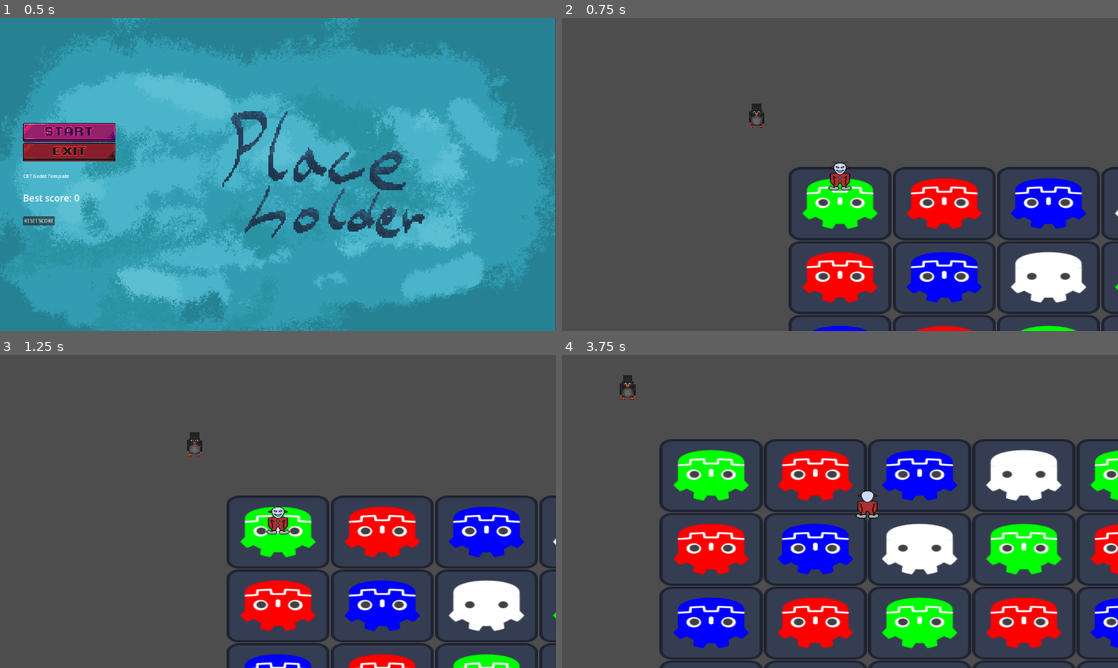
Above: before the commit, frames 1-4 (two rows, left to right).
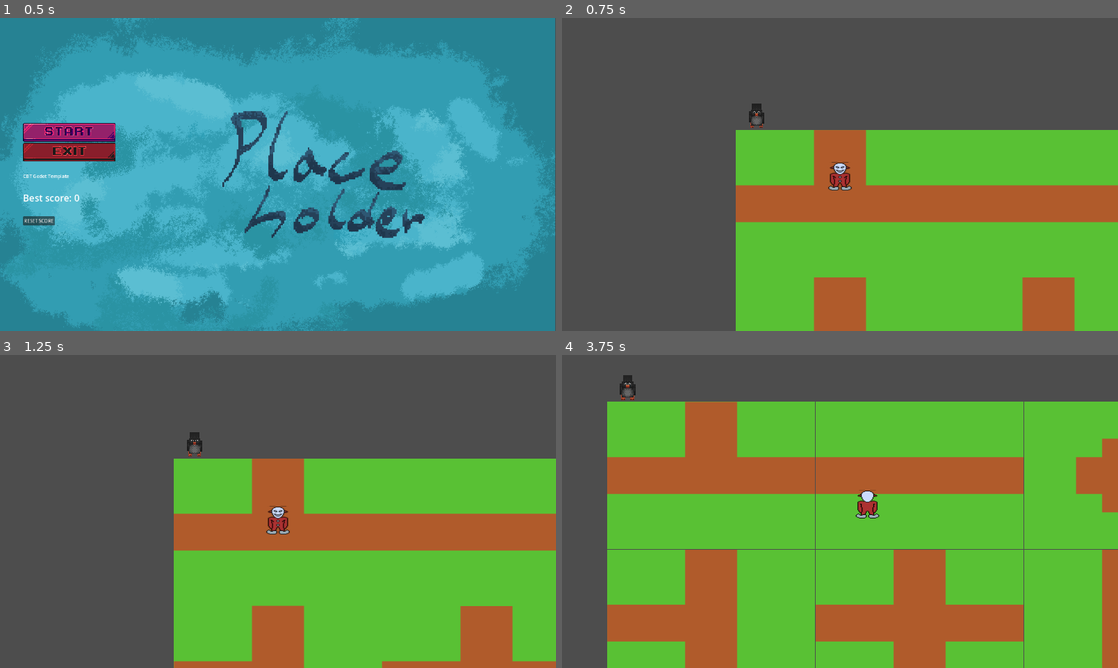
Above: after the commit, the same moments.

Repository: CodingBigTime/GGJ-2024
Game: Godot game, scene res://scenes/ui/main_menu.tscn
Same seed, same stepped clock (60 frames per second), same inputs: the game is played once before the commit and once after it.
Inputs (mouse positions are in pixels of both pictures, inside the frame that each line leads up to):
- Up to frame 1 (0.5 s): no input
- Up to frame 2 (0.75 s): click (628, 133) at 0.5 s
- Up to frame 3 (1.25 s): no input
- Up to frame 4 (3.75 s): hold D (move_right) 1.28-2.03 s; tap Space (jump) at 1.52, 2.27 s; hold S (move_down) 2.03-2.78 s; hold D (move_right) 2.78-3.53 s; hold W (move_up) from 3.53 s (still down)

Frame 1 is identical in both runs. In frame 2, 44% of the frame differs, in the area x 31-100%, y 35-100%; in frame 3, 46%; in frame 4, 78%, in the area x 8-100%, y 14-100%.

Commit message:
Added temporary tiles 0-15

Diff:
--- /dev/null
+++ b/scenes/world/tile.tscn
@@ -0,0 +1,16 @@
+[gd_scene load_steps=2 format=3 uid="uid://t0unmlco8lw0"]
+
+[sub_resource type="BoxShape3D" id="BoxShape3D_f1rt7"]
+margin = 0.0
+size = Vector3(5, 0.1, 5)
+
+[node name="Tile" type="Node3D"]
+
+[node name="Sprite3D" type="Sprite3D" parent="."]
+transform = Transform3D(3.87, 0, 0, 0, -1.69163e-07, -3.87, 0, 3.87, -1.69163e-07, 0, 0, 0)
+render_priority = -1
+
+[node name="StaticBody3D" type="StaticBody3D" parent="."]
+
+[node name="CollisionShape3D" type="CollisionShape3D" parent="StaticBody3D"]
+shape = SubResource("BoxShape3D_f1rt7")
--- /dev/null
+++ b/scenes/world/tiles/tile_0000.tscn
@@ -0,0 +1,19 @@
+[gd_scene load_steps=3 format=3 uid="uid://byb2ak7j2weph"]
+
+[ext_resource type="Texture2D" uid="uid://cuvl8u8aft0nq" path="res://assets/sprites/tiles/0000.png" id="1_1itgy"]
+
+[sub_resource type="BoxShape3D" id="BoxShape3D_bxgu1"]
+margin = 0.0
+size = Vector3(10, 0.1, 10)
+
+[node name="Tile1" type="Node3D"]
+
+[node name="Sprite3D" type="Sprite3D" parent="."]
+transform = Transform3D(3.9, 0, 0, 0, -1.70474e-07, -3.9, 0, 3.9, -1.70474e-07, 0, 0, 0)
+render_priority = -1
+texture = ExtResource("1_1itgy")
+
+[node name="StaticBody3D" type="StaticBody3D" parent="."]
+
+[node name="CollisionShape3D" type="CollisionShape3D" parent="StaticBody3D"]
+shape = SubResource("BoxShape3D_bxgu1")
--- /dev/null
+++ b/scenes/world/tiles/tile_0001.tscn
@@ -0,0 +1,19 @@
+[gd_scene load_steps=3 format=3 uid="uid://wac844lpogl"]
+
+[ext_resource type="Texture2D" uid="uid://d1jcrowlvpbdh" path="res://assets/sprites/tiles/0001.png" id="1_h1myc"]
+
+[sub_resource type="BoxShape3D" id="BoxShape3D_8ope6"]
+margin = 0.0
+size = Vector3(10, 0.1, 10)
+
+[node name="Tile2" type="Node3D"]
+
+[node name="Sprite3D" type="Sprite3D" parent="."]
+transform = Transform3D(3.9, 0, 0, 0, -1.70474e-07, -3.9, 0, 3.9, -1.70474e-07, 0, 0, 0)
+render_priority = -1
+texture = ExtResource("1_h1myc")
+
+[node name="StaticBody3D" type="StaticBody3D" parent="."]
+
+[node name="CollisionShape3D" type="CollisionShape3D" parent="StaticBody3D"]
+shape = SubResource("BoxShape3D_8ope6")
--- a/scenes/world/tiles/tile2.tscn
+++ b/scenes/world/tiles/tile_0010.tscn
@@ -1,19 +1,20 @@
-[gd_scene load_steps=3 format=3 uid="uid://wac844lpogl"]
+[gd_scene load_steps=3 format=3 uid="uid://0tgc8uj3pkqr"]
 
-[ext_resource type="Texture2D" uid="uid://c7ohb7di1lcgb" path="res://assets/sprites/tiles/tile-2.svg" id="1_dp5wg"]
+[ext_resource type="Texture2D" uid="uid://bqxkne2rj56se" path="res://assets/sprites/tiles/0010.png" id="1_8i2tk"]
 
-[sub_resource type="BoxShape3D" id="BoxShape3D_8ope6"]
+[sub_resource type="BoxShape3D" id="BoxShape3D_gfadn"]
 margin = 0.0
-size = Vector3(5, 0.1, 5)
+size = Vector3(10, 0.1, 10)
 
-[node name="Tile2" type="Node3D"]
+[node name="Tile3" type="Node3D"]
 
 [node name="Sprite3D" type="Sprite3D" parent="."]
-transform = Transform3D(3.87, 0, 0, 0, -1.69163e-07, -3.87, 0, 3.87, -1.69163e-07, 0, 0, 0)
+transform = Transform3D(3.9, 0, 0, 0, -1.70474e-07, -3.9, 0, 3.9, -1.70474e-07, 0, 0, 0)
 render_priority = -1
-texture = ExtResource("1_dp5wg")
+texture = ExtResource("1_8i2tk")
 
 [node name="StaticBody3D" type="StaticBody3D" parent="."]
 
 [node name="CollisionShape3D" type="CollisionShape3D" parent="StaticBody3D"]
-shape = SubResource("BoxShape3D_8ope6")
+transform = Transform3D(1, 0, 0, 0, 1, 0, 0, 0, 1, -0.00365102, -0.00494647, 0.0050745)
+shape = SubResource("BoxShape3D_gfadn")
--- a/scenes/world/tiles/tile1.tscn
+++ b/scenes/world/tiles/tile_0011.tscn
@@ -1,19 +1,19 @@
-[gd_scene load_steps=3 format=3 uid="uid://byb2ak7j2weph"]
+[gd_scene load_steps=3 format=3 uid="uid://b8p85e0axgmmn"]
 
-[ext_resource type="Texture2D" uid="uid://cc8lhpbwaaquo" path="res://assets/sprites/tiles/tile-1.svg" id="1_xglxl"]
+[ext_resource type="Texture2D" uid="uid://cv862ejp5j84c" path="res://assets/sprites/tiles/0011.png" id="1_u6j1y"]
 
-[sub_resource type="BoxShape3D" id="BoxShape3D_bxgu1"]
+[sub_resource type="BoxShape3D" id="BoxShape3D_g61qk"]
 margin = 0.0
-size = Vector3(5, 0.1, 5)
+size = Vector3(10, 0.1, 10)
 
-[node name="Tile1" type="Node3D"]
+[node name="Tile4" type="Node3D"]
 
 [node name="Sprite3D" type="Sprite3D" parent="."]
-transform = Transform3D(3.87, 0, 0, 0, -1.69163e-07, -3.87, 0, 3.87, -1.69163e-07, 0, 0, 0)
+transform = Transform3D(3.9, 0, 0, 0, -1.70474e-07, -3.9, 0, 3.9, -1.70474e-07, 0, 0, 0)
 render_priority = -1
-texture = ExtResource("1_xglxl")
+texture = ExtResource("1_u6j1y")
 
 [node name="StaticBody3D" type="StaticBody3D" parent="."]
 
 [node name="CollisionShape3D" type="CollisionShape3D" parent="StaticBody3D"]
-shape = SubResource("BoxShape3D_bxgu1")
+shape = SubResource("BoxShape3D_g61qk")
--- a/scenes/world/tiles/tile4.tscn
+++ b/scenes/world/tiles/tile_0100.tscn
@@ -1,19 +1,19 @@
-[gd_scene load_steps=3 format=3 uid="uid://b8p85e0axgmmn"]
+[gd_scene load_steps=3 format=3 uid="uid://byb2ak7j2weph"]
 
-[ext_resource type="Texture2D" uid="uid://cb4nvjsn0pw7v" path="res://assets/sprites/tiles/tile-4.svg" id="1_l6kdv"]
+[ext_resource type="Texture2D" uid="uid://cnedmurwbag0g" path="res://assets/sprites/tiles/0100.png" id="1_d4gra"]
 
-[sub_resource type="BoxShape3D" id="BoxShape3D_g61qk"]
+[sub_resource type="BoxShape3D" id="BoxShape3D_bxgu1"]
 margin = 0.0
-size = Vector3(5, 0.1, 5)
+size = Vector3(10, 0.1, 10)
 
-[node name="Tile4" type="Node3D"]
+[node name="Tile1" type="Node3D"]
 
 [node name="Sprite3D" type="Sprite3D" parent="."]
-transform = Transform3D(3.87, 0, 0, 0, -1.69163e-07, -3.87, 0, 3.87, -1.69163e-07, 0, 0, 0)
+transform = Transform3D(3.9, 0, 0, 0, -1.70474e-07, -3.9, 0, 3.9, -1.70474e-07, 0, 0, 0)
 render_priority = -1
-texture = ExtResource("1_l6kdv")
+texture = ExtResource("1_d4gra")
 
 [node name="StaticBody3D" type="StaticBody3D" parent="."]
 
 [node name="CollisionShape3D" type="CollisionShape3D" parent="StaticBody3D"]
-shape = SubResource("BoxShape3D_g61qk")
+shape = SubResource("BoxShape3D_bxgu1")
--- a/scenes/world/tiles/tile3.tscn
+++ b/scenes/world/tiles/tile_0101.tscn
@@ -1,19 +1,19 @@
-[gd_scene load_steps=3 format=3 uid="uid://0tgc8uj3pkqr"]
+[gd_scene load_steps=3 format=3 uid="uid://wac844lpogl"]
 
-[ext_resource type="Texture2D" uid="uid://3i2r166uesg8" path="res://assets/sprites/tiles/tile-3.svg" id="1_3shqu"]
+[ext_resource type="Texture2D" uid="uid://cj2ecookfpneo" path="res://assets/sprites/tiles/0101.png" id="1_v7erf"]
 
-[sub_resource type="BoxShape3D" id="BoxShape3D_gfadn"]
+[sub_resource type="BoxShape3D" id="BoxShape3D_8ope6"]
 margin = 0.0
-size = Vector3(5, 0.1, 5)
+size = Vector3(10, 0.1, 10)
 
-[node name="Tile3" type="Node3D"]
+[node name="Tile2" type="Node3D"]
 
 [node name="Sprite3D" type="Sprite3D" parent="."]
-transform = Transform3D(3.87, 0, 0, 0, -1.69163e-07, -3.87, 0, 3.87, -1.69163e-07, 0, 0, 0)
+transform = Transform3D(3.9, 0, 0, 0, -1.70474e-07, -3.9, 0, 3.9, -1.70474e-07, 0, 0, 0)
 render_priority = -1
-texture = ExtResource("1_3shqu")
+texture = ExtResource("1_v7erf")
 
 [node name="StaticBody3D" type="StaticBody3D" parent="."]
 
 [node name="CollisionShape3D" type="CollisionShape3D" parent="StaticBody3D"]
-shape = SubResource("BoxShape3D_gfadn")
+shape = SubResource("BoxShape3D_8ope6")
--- /dev/null
+++ b/scenes/world/tiles/tile_0110.tscn
@@ -0,0 +1,19 @@
+[gd_scene load_steps=3 format=3 uid="uid://0tgc8uj3pkqr"]
+
+[ext_resource type="Texture2D" uid="uid://cv43ohx17ad2l" path="res://assets/sprites/tiles/0110.png" id="1_ojqw6"]
+
+[sub_resource type="BoxShape3D" id="BoxShape3D_gfadn"]
+margin = 0.0
+size = Vector3(10, 0.1, 10)
+
+[node name="Tile3" type="Node3D"]
+
+[node name="Sprite3D" type="Sprite3D" parent="."]
+transform = Transform3D(3.9, 0, 0, 0, -1.70474e-07, -3.9, 0, 3.9, -1.70474e-07, 0, 0, 0)
+render_priority = -1
+texture = ExtResource("1_ojqw6")
+
+[node name="StaticBody3D" type="StaticBody3D" parent="."]
+
+[node name="CollisionShape3D" type="CollisionShape3D" parent="StaticBody3D"]
+shape = SubResource("BoxShape3D_gfadn")
--- /dev/null
+++ b/scenes/world/tiles/tile_0111.tscn
@@ -0,0 +1,19 @@
+[gd_scene load_steps=3 format=3 uid="uid://b8p85e0axgmmn"]
+
+[ext_resource type="Texture2D" uid="uid://cebsjyqd4b0uc" path="res://assets/sprites/tiles/0111.png" id="1_xs1j7"]
+
+[sub_resource type="BoxShape3D" id="BoxShape3D_g61qk"]
+margin = 0.0
+size = Vector3(10, 0.1, 10)
+
+[node name="Tile4" type="Node3D"]
+
+[node name="Sprite3D" type="Sprite3D" parent="."]
+transform = Transform3D(3.9, 0, 0, 0, -1.70474e-07, -3.9, 0, 3.9, -1.70474e-07, 0, 0, 0)
+render_priority = -1
+texture = ExtResource("1_xs1j7")
+
+[node name="StaticBody3D" type="StaticBody3D" parent="."]
+
+[node name="CollisionShape3D" type="CollisionShape3D" parent="StaticBody3D"]
+shape = SubResource("BoxShape3D_g61qk")
--- /dev/null
+++ b/scenes/world/tiles/tile_1000.tscn
@@ -0,0 +1,19 @@
+[gd_scene load_steps=3 format=3 uid="uid://byb2ak7j2weph"]
+
+[ext_resource type="Texture2D" uid="uid://dhjrfypis3is0" path="res://assets/sprites/tiles/1000.png" id="1_ascf3"]
+
+[sub_resource type="BoxShape3D" id="BoxShape3D_bxgu1"]
+margin = 0.0
+size = Vector3(10, 0.1, 10)
+
+[node name="Tile1" type="Node3D"]
+
+[node name="Sprite3D" type="Sprite3D" parent="."]
+transform = Transform3D(3.9, 0, 0, 0, -1.70474e-07, -3.9, 0, 3.9, -1.70474e-07, 0, 0, 0)
+render_priority = -1
+texture = ExtResource("1_ascf3")
+
+[node name="StaticBody3D" type="StaticBody3D" parent="."]
+
+[node name="CollisionShape3D" type="CollisionShape3D" parent="StaticBody3D"]
+shape = SubResource("BoxShape3D_bxgu1")
--- /dev/null
+++ b/scenes/world/tiles/tile_1001.tscn
@@ -0,0 +1,19 @@
+[gd_scene load_steps=3 format=3 uid="uid://wac844lpogl"]
+
+[ext_resource type="Texture2D" uid="uid://bp2x00d2l34od" path="res://assets/sprites/tiles/1001.png" id="1_61t4v"]
+
+[sub_resource type="BoxShape3D" id="BoxShape3D_8ope6"]
+margin = 0.0
+size = Vector3(10, 0.1, 10)
+
+[node name="Tile2" type="Node3D"]
+
+[node name="Sprite3D" type="Sprite3D" parent="."]
+transform = Transform3D(3.9, 0, 0, 0, -1.70474e-07, -3.9, 0, 3.9, -1.70474e-07, 0, 0, 0)
+render_priority = -1
+texture = ExtResource("1_61t4v")
+
+[node name="StaticBody3D" type="StaticBody3D" parent="."]
+
+[node name="CollisionShape3D" type="CollisionShape3D" parent="StaticBody3D"]
+shape = SubResource("BoxShape3D_8ope6")
--- /dev/null
+++ b/scenes/world/tiles/tile_1010.tscn
@@ -0,0 +1,19 @@
+[gd_scene load_steps=3 format=3 uid="uid://0tgc8uj3pkqr"]
+
+[ext_resource type="Texture2D" uid="uid://bslprsrn1gj1x" path="res://assets/sprites/tiles/1010.png" id="1_7ntjm"]
+
+[sub_resource type="BoxShape3D" id="BoxShape3D_gfadn"]
+margin = 0.0
+size = Vector3(10, 0.1, 10)
+
+[node name="Tile3" type="Node3D"]
+
+[node name="Sprite3D" type="Sprite3D" parent="."]
+transform = Transform3D(3.9, 0, 0, 0, -1.70474e-07, -3.9, 0, 3.9, -1.70474e-07, 0, 0, 0)
+render_priority = -1
+texture = ExtResource("1_7ntjm")
+
+[node name="StaticBody3D" type="StaticBody3D" parent="."]
+
+[node name="CollisionShape3D" type="CollisionShape3D" parent="StaticBody3D"]
+shape = SubResource("BoxShape3D_gfadn")
--- /dev/null
+++ b/scenes/world/tiles/tile_1011.tscn
@@ -0,0 +1,19 @@
+[gd_scene load_steps=3 format=3 uid="uid://b8p85e0axgmmn"]
+
+[ext_resource type="Texture2D" uid="uid://bdooq7tkojxkm" path="res://assets/sprites/tiles/1011.png" id="1_ox6fg"]
+
+[sub_resource type="BoxShape3D" id="BoxShape3D_g61qk"]
+margin = 0.0
+size = Vector3(10, 0.1, 10)
+
+[node name="Tile4" type="Node3D"]
+
+[node name="Sprite3D" type="Sprite3D" parent="."]
+transform = Transform3D(3.9, 0, 0, 0, -1.70474e-07, -3.9, 0, 3.9, -1.70474e-07, 0, 0, 0)
+render_priority = -1
+texture = ExtResource("1_ox6fg")
+
+[node name="StaticBody3D" type="StaticBody3D" parent="."]
+
+[node name="CollisionShape3D" type="CollisionShape3D" parent="StaticBody3D"]
+shape = SubResource("BoxShape3D_g61qk")
--- /dev/null
+++ b/scenes/world/tiles/tile_1100.tscn
@@ -0,0 +1,19 @@
+[gd_scene load_steps=3 format=3 uid="uid://byb2ak7j2weph"]
+
+[ext_resource type="Texture2D" uid="uid://beqkxdymful4c" path="res://assets/sprites/tiles/1100.png" id="1_el88p"]
+
+[sub_resource type="BoxShape3D" id="BoxShape3D_bxgu1"]
+margin = 0.0
+size = Vector3(10, 0.1, 10)
+
+[node name="Tile1" type="Node3D"]
+
+[node name="Sprite3D" type="Sprite3D" parent="."]
+transform = Transform3D(3.9, 0, 0, 0, -1.70474e-07, -3.9, 0, 3.9, -1.70474e-07, 0, 0, 0)
+render_priority = -1
+texture = ExtResource("1_el88p")
+
+[node name="StaticBody3D" type="StaticBody3D" parent="."]
+
+[node name="CollisionShape3D" type="CollisionShape3D" parent="StaticBody3D"]
+shape = SubResource("BoxShape3D_bxgu1")
--- /dev/null
+++ b/scenes/world/tiles/tile_1101.tscn
@@ -0,0 +1,19 @@
+[gd_scene load_steps=3 format=3 uid="uid://wac844lpogl"]
+
+[ext_resource type="Texture2D" uid="uid://bx6cuvp4gf8rs" path="res://assets/sprites/tiles/1101.png" id="1_1fmk8"]
+
+[sub_resource type="BoxShape3D" id="BoxShape3D_8ope6"]
+margin = 0.0
+size = Vector3(10, 0.1, 10)
+
+[node name="Tile2" type="Node3D"]
+
+[node name="Sprite3D" type="Sprite3D" parent="."]
+transform = Transform3D(3.9, 0, 0, 0, -1.70474e-07, -3.9, 0, 3.9, -1.70474e-07, 0, 0, 0)
+render_priority = -1
+texture = ExtResource("1_1fmk8")
+
+[node name="StaticBody3D" type="StaticBody3D" parent="."]
+
+[node name="CollisionShape3D" type="CollisionShape3D" parent="StaticBody3D"]
+shape = SubResource("BoxShape3D_8ope6")
--- /dev/null
+++ b/scenes/world/tiles/tile_1110.tscn
@@ -0,0 +1,19 @@
+[gd_scene load_steps=3 format=3 uid="uid://0tgc8uj3pkqr"]
+
+[ext_resource type="Texture2D" uid="uid://crwr64b5og7h" path="res://assets/sprites/tiles/1110.png" id="1_4f8rw"]
+
+[sub_resource type="BoxShape3D" id="BoxShape3D_gfadn"]
+margin = 0.0
+size = Vector3(10, 0.1, 10)
+
+[node name="Tile3" type="Node3D"]
+
+[node name="Sprite3D" type="Sprite3D" parent="."]
+transform = Transform3D(3.9, 0, 0, 0, -1.70474e-07, -3.9, 0, 3.9, -1.70474e-07, 0, 0, 0)
+render_priority = -1
+texture = ExtResource("1_4f8rw")
+
+[node name="StaticBody3D" type="StaticBody3D" parent="."]
+
+[node name="CollisionShape3D" type="CollisionShape3D" parent="StaticBody3D"]
+shape = SubResource("BoxShape3D_gfadn")
--- /dev/null
+++ b/scenes/world/tiles/tile_1111.tscn
@@ -0,0 +1,19 @@
+[gd_scene load_steps=3 format=3 uid="uid://b8p85e0axgmmn"]
+
+[ext_resource type="Texture2D" uid="uid://daj7mk5oajclx" path="res://assets/sprites/tiles/1111.png" id="1_5wssk"]
+
+[sub_resource type="BoxShape3D" id="BoxShape3D_g61qk"]
+margin = 0.0
+size = Vector3(10, 0.1, 10)
+
+[node name="Tile4" type="Node3D"]
+
+[node name="Sprite3D" type="Sprite3D" parent="."]
+transform = Transform3D(3.9, 0, 0, 0, -1.70474e-07, -3.9, 0, 3.9, -1.70474e-07, 0, 0, 0)
+render_priority = -1
+texture = ExtResource("1_5wssk")
+
+[node name="StaticBody3D" type="StaticBody3D" parent="."]
+
+[node name="CollisionShape3D" type="CollisionShape3D" parent="StaticBody3D"]
+shape = SubResource("BoxShape3D_g61qk")
--- a/scenes/world/world.gd
+++ b/scenes/world/world.gd
@@ -1,12 +1,22 @@
 extends Node3D
 
-const TILE_RULES = {1: [2, 3, 4], 2: [1, 3, 4], 3: [1, 2, 4], 4: [1, 2, 3]}
-
-const TILE_SCENES = {
-	1: preload("res://scenes/world/tiles/tile1.tscn"),
-	2: preload("res://scenes/world/tiles/tile2.tscn"),
-	3: preload("res://scenes/world/tiles/tile3.tscn"),
-	4: preload("res://scenes/world/tiles/tile4.tscn"),
+const TILES = {
+	"0000": preload("res://scenes/world/tiles/tile_0000.tscn"),
+	"0001": preload("res://scenes/world/tiles/tile_0001.tscn"),
+	"0010": preload("res://scenes/world/tiles/tile_0010.tscn"),
+	"0011": preload("res://scenes/world/tiles/tile_0011.tscn"),
+	"0100": preload("res://scenes/world/tiles/tile_0100.tscn"),
+	"0101": preload("res://scenes/world/tiles/tile_0101.tscn"),
+	"0110": preload("res://scenes/world/tiles/tile_0110.tscn"),
+	"0111": preload("res://scenes/world/tiles/tile_0111.tscn"),
+	"1000": preload("res://scenes/world/tiles/tile_1000.tscn"),
+	"1001": preload("res://scenes/world/tiles/tile_1001.tscn"),
+	"1010": preload("res://scenes/world/tiles/tile_1010.tscn"),
+	"1011": preload("res://scenes/world/tiles/tile_1011.tscn"),
+	"1100": preload("res://scenes/world/tiles/tile_1100.tscn"),
+	"1101": preload("res://scenes/world/tiles/tile_1101.tscn"),
+	"1110": preload("res://scenes/world/tiles/tile_1110.tscn"),
+	"1111": preload("res://scenes/world/tiles/tile_1111.tscn"),
 }
 
 const WORLD_WIDTH_TILE = 50
@@ -27,7 +37,7 @@
 			row.push_back(null)
 		world.push_back(row)
 
-	var tiles_rules_keys = TILE_RULES.keys()
+	var tile_keys = TILES.keys()
 	queue.push_front(Vector2i(WORLD_HEIGHT_TILE / 2, WORLD_WIDTH_TILE / 2))
 
 	while queue.size() > 0:
@@ -41,24 +51,28 @@
 			var right = get_tile(world, tile_id.x, tile_id.y + 1)
 			var bottom = get_tile(world, tile_id.x + 1, tile_id.y)
 
-			var allowed_tiles = tiles_rules_keys
+			var allowed_tiles = tile_keys
 			if left != null:
-				allowed_tiles = ArrayUtil.intersect_i(allowed_tiles, TILE_RULES[left])
+				var filter_tiles = filter_joing_tiles(left, 3)
+				allowed_tiles = ArrayUtil.intersect_i(tile_keys, filter_tiles)
 			else:
 				queue.push_back(Vector2i(tile_id.x, tile_id.y - 1))
 
 			if top != null:
-				allowed_tiles = ArrayUtil.intersect_i(allowed_tiles, TILE_RULES[top])
+				var filter_tiles = filter_joing_tiles(top, 0)
+				allowed_tiles = ArrayUtil.intersect_i(tile_keys, filter_tiles)
 			else:
 				queue.push_back(Vector2i(tile_id.x - 1, tile_id.y))
 
 			if right != null:
-				allowed_tiles = ArrayUtil.intersect_i(allowed_tiles, TILE_RULES[right])
+				var filter_tiles = filter_joing_tiles(right, 1)
+				allowed_tiles = ArrayUtil.intersect_i(tile_keys, filter_tiles)
 			else:
 				queue.push_back(Vector2i(tile_id.x, tile_id.y + 1))
 
 			if bottom != null:
-				allowed_tiles = ArrayUtil.intersect_i(allowed_tiles, TILE_RULES[bottom])
+				var filter_tiles = filter_joing_tiles(bottom, 2)
+				allowed_tiles = ArrayUtil.intersect_i(tile_keys, filter_tiles)
 			else:
 				queue.push_back(Vector2i(tile_id.x + 1, tile_id.y))
 
@@ -66,10 +80,14 @@
 
 	for i in range(0, WORLD_HEIGHT_TILE):
 		for j in range(0, WORLD_WIDTH_TILE):
-			var tile = TILE_SCENES[world[i][j]].instantiate()
-			tile.position.x = i * 5
-			tile.position.z = j * 5
+			var tile = TILES[world[i][j]].instantiate()
+			tile.position.x = i * 10
+			tile.position.z = j * 10
 			add_child(tile)
+
+
+func filter_joing_tiles(picked_tile, a):
+	return TILES.keys().filter(func(tile): return tile[(a + 2) % 4] == picked_tile[a])
 
 
 func get_tile(world, x, y):
--- a/scenes/world/world.tscn
+++ b/scenes/world/world.tscn
@@ -1,6 +1,15 @@
-[gd_scene load_steps=2 format=3 uid="uid://bjn3r77l5fke7"]
+[gd_scene load_steps=3 format=3 uid="uid://bjn3r77l5fke7"]
 
 [ext_resource type="Script" path="res://scenes/world/world.gd" id="1_x2gal"]
 
+[sub_resource type="BoxShape3D" id="BoxShape3D_ydeg8"]
+margin = 0.0
+size = Vector3(5, 0.1, 5)
+
 [node name="World" type="Node3D"]
 script = ExtResource("1_x2gal")
+
+[node name="StaticBody3D" type="StaticBody3D" parent="."]
+
+[node name="CollisionShape3D" type="CollisionShape3D" parent="StaticBody3D"]
+shape = SubResource("BoxShape3D_ydeg8")
Binary file added: assets/sprites/tiles/0000.png
Not shown, added: assets/sprites/tiles/0000.png.import
Binary file added: assets/sprites/tiles/0001.png
Not shown, added: assets/sprites/tiles/0001.png.import
Binary file added: assets/sprites/tiles/0010.png
Not shown, added: assets/sprites/tiles/0010.png.import
Binary file added: assets/sprites/tiles/0011.png
Not shown, added: assets/sprites/tiles/0011.png.import
Binary file added: assets/sprites/tiles/0100.png
Not shown, added: assets/sprites/tiles/0100.png.import
Binary file added: assets/sprites/tiles/0101.png
Not shown, added: assets/sprites/tiles/0101.png.import
(and 20 more such lines)
